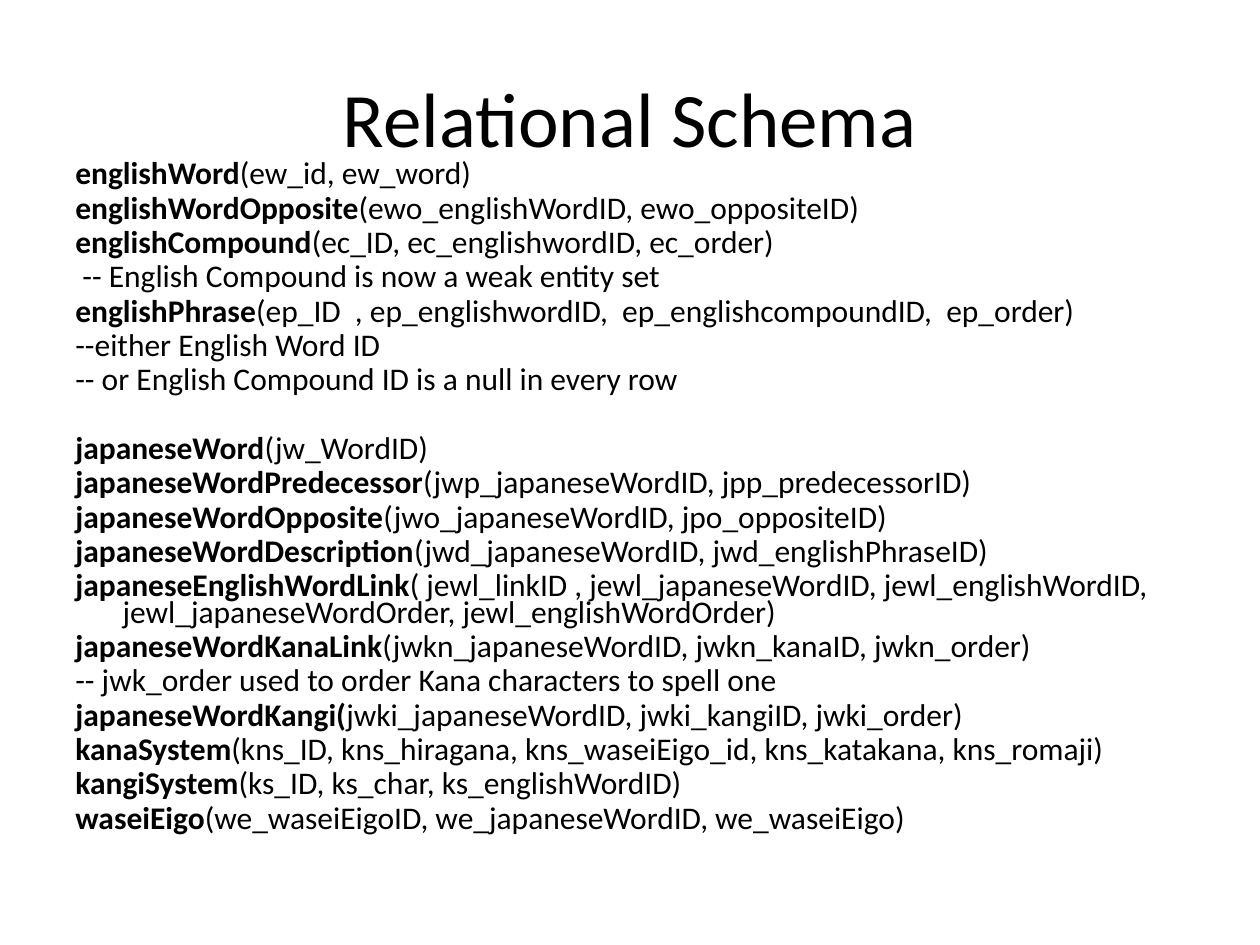
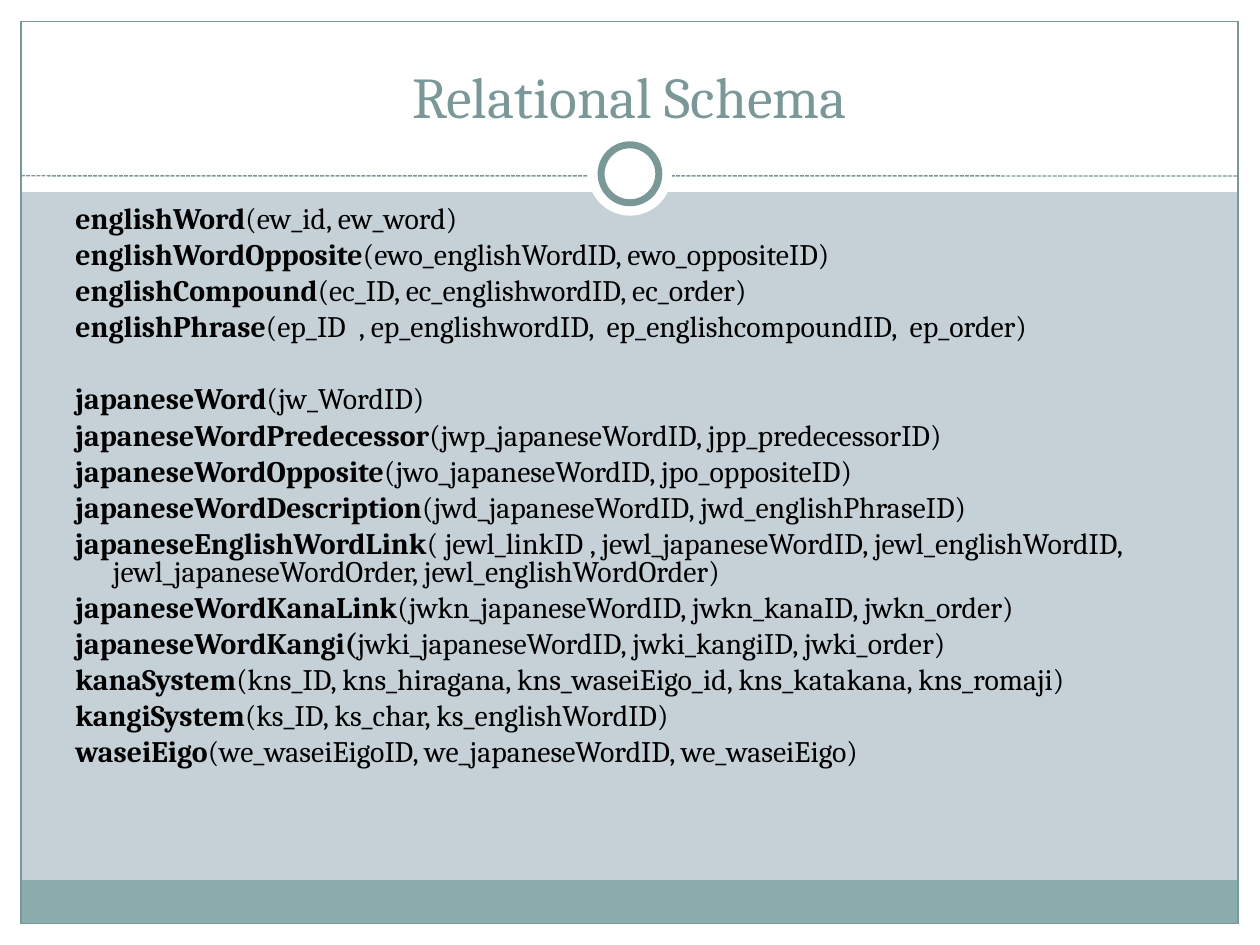
Before and after one commit to allenkvu/CSE111-project, a slide deck: slide 5 of DB_powerpoint.ppt. Drawn at 1260x945 pixels with LibreOffice and Linux fonts; fonts in the diff are those of the drawing. Boxes give left, top, right and bottom in pixels: in the first picture for what was removed or moved away, otherwise in the second. Text is boxed around its words. In the diff, an @@ line names an element or a change of style, - is before the commit and + after.

Commit message:
added little more

```diff
--- a/DB_powerpoint.ppt
+++ b/DB_powerpoint.ppt
@@ background #FFFFFF to #C5D1D7 @@
@@ rectangle added at [0, 0, 1260, 192], fill #FFFFFF @@
@@ rectangle added at [0, 0, 21, 945], fill #FFFFFF @@
@@ rectangle added at [21, 21, 1239, 924], outline #7B9899 0.74 pt @@
@@ rectangle added at [1239, 0, 1260, 945], fill #FFFFFF @@
@@ title "Relational Schema": place and size @@
-title "Relational Schema" at [343, 93, 916, 165]
+title "Relational Schema" at [412, 78, 847, 119]
@@ title "Relational Schema" at [412, 78, 847, 119]: size 44 to 33 pt, font Calibri to Cambria, text colour #000000 to #7B9899; vertical alignment middle to bottom @@
@@ ellipse added at [588, 132, 673, 217], fill #FFFFFF @@
@@ ellipse added at [601, 145, 659, 203], fill #FFFFFF, outline #7B9899 4 pt @@
@@ line added from (21, 176) to (1239, 176), #7B9899 0.74 pt dashed @@
@@ text "englishWord(ew_id, ew_word)" at [75, 208, 1123, 769]: size 18 to 17 pt, font Calibri to Cambria; indent changed; line spacing 0.7 to 0.8 @@
@@ text at [109, 265, 659, 293]: paragraph removed @@
--- English Compound is now a weak entity set
@@ text at [75, 334, 677, 396]: paragraphs removed @@
---either English Word ID
--- or English Compound ID is a null in every row
@@ text at [102, 669, 776, 697]: paragraph removed @@
--- jwk_order used to order Kana characters to spell one
@@ rectangle added at [20, 881, 1237, 924], fill #8CADAE @@
@@ rectangle added at [0, 924, 1260, 945], fill #FFFFFF @@
```
Also in this commit, not shown: 5 other slides changed.
